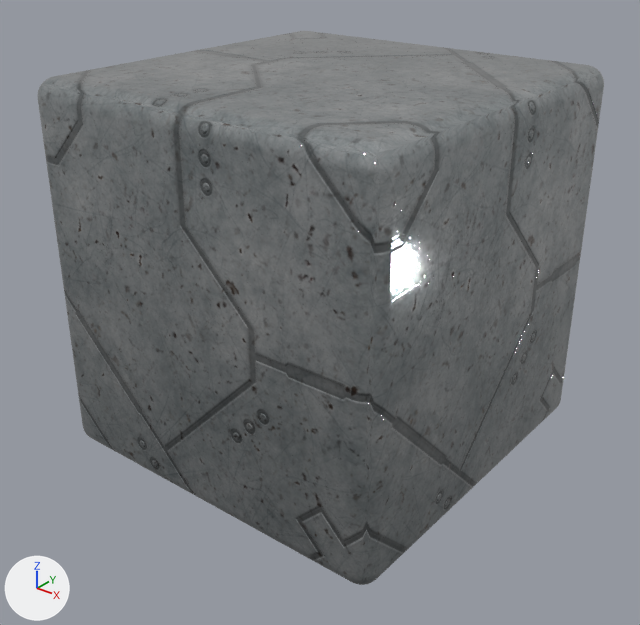
One commit to the Blender file media/blender/00_cube.blend: the scene before it, then after it.
The view is the same before and after, from a camera (50 mm lens) standing at (2.67, -3.41, 1.81) and looking at (0.04, -0.12, -0.23). Arrows for +X, +Y and +Z are at lower left; the lights stay in place. The first picture is the older version.
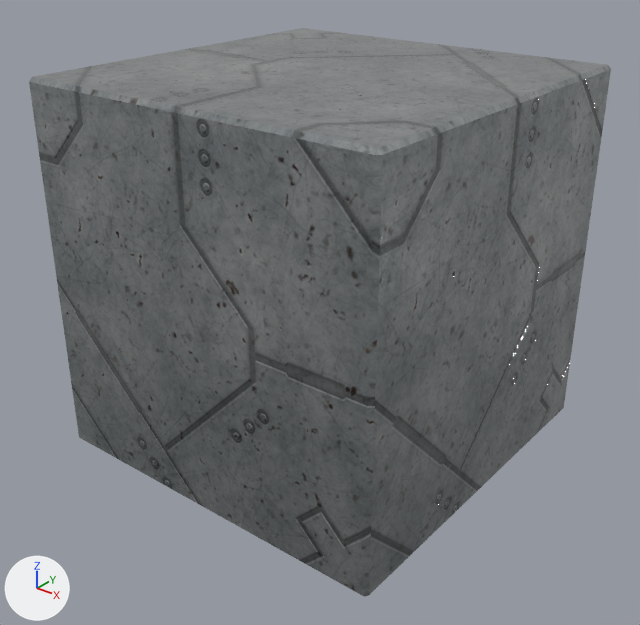
Location of each change, (x1, y1, x2, y2) in pixels of the pictures (640 x 625 px):
'Cube', shading changed, modifiers changed: before (37, 31, 604, 585); after (29, 28, 611, 597)

The change in detail:
me_cube has 8 vertices, 6 faces and spans x -1.0..1.0, y -1.0..1.0, z -1.0..1.0.
me_cube is used by ob_cube; location (0.0, 0.0, 0.0).
me_cube part 1: all faces are now shaded flat (6 of 6 changed).
Object 'Cube' (ob_cube) has a BEVEL modifier named 'Bevel'.
Modifier setting removed (it was segments = 10).
Modifier setting: width = 0.02.
Modifier setting: width_pct = 0.02.
